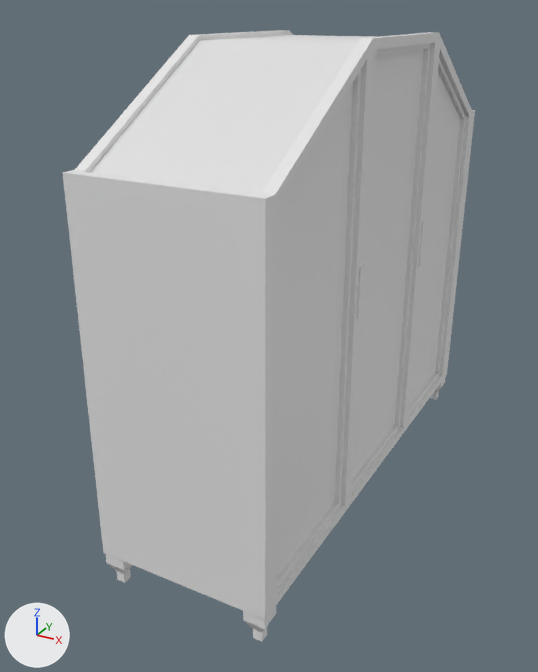
Two versions of the FBX model GameJam2019_v01/Assets/Prefabs/Closet.FBX, one commit apart.
One viewpoint serves both versions: a camera (50 mm lens) standing at (0.0466, -0.0989, 0.0683) and looking at (-0.0042, -0.0064, 0.0221). Every picture has the same lights, and +X, +Y and +Z are marked at lower left. Where no turn or scale is listed for an object, it has been applied to the vertices.
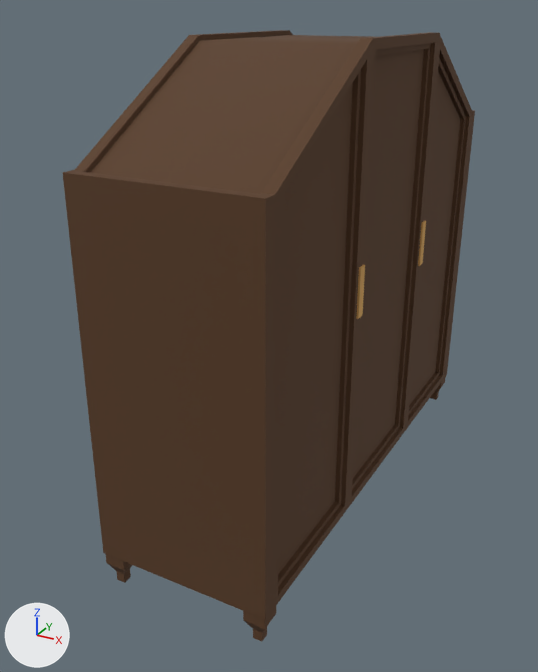
Changed parts and their boxes [x1, y1, x2, y2] in the pictures (538 x 672 px):
part 1 of me_mesh, recoloured (grey to brown)
    both: [63, 30, 475, 641]
part 2 of me_mesh, recoloured (grey to brown)
    both: [356, 265, 365, 319]
part 3 of me_mesh, recoloured (grey to brown)
    both: [418, 220, 426, 266]

Diff of the bpy script that builds the scene:
```diff
--- a/GameJam2019_v01/Assets/Prefabs/Closet.FBX.py
+++ b/GameJam2019_v01/Assets/Prefabs/Closet.FBX.py
@@ mat_material__37 @@
+mat_material__37 = principled_material('Material #37')
+mat_material__37.base_color = (0.682, 0.38, 0.11)  # orange #d7a65d
+mat_material__37.roughness = 0.859
@@ mat_material__36 @@
+mat_material__36 = principled_material('Material #36')
+mat_material__36.base_color = (0.098, 0.0431, 0.0157)  # brown #583b22
+mat_material__36.roughness = 0.859
@@ me_mesh @@
 me_mesh.from_pydata(...)  # 188 vertices, 174 faces; spans x -0.0127..0.013, y -0.0381..0.0381, z -0.005..0.0652
 # used by ob_box001; location = (0.0, 0.0, 0.0)
+# me_mesh part 1: 162 of the faces centred in x -0.0127..0.0127, y -0.038..0.0381, z -0.005..0.0652 switch from no material to mat_material__36 (brown #583b22)
+# me_mesh part 2: 6 of the faces centred in x 0.0116..0.013, y -0.0132..-0.0118, z 0.0308..0.0379 switch from no material to mat_material__37 (orange #d7a65d)
+# me_mesh part 3: 6 of the faces centred in x 0.0116..0.013, y 0.0121..0.0135, z 0.0308..0.0379 switch from no material to mat_material__37 (orange #d7a65d)
```
